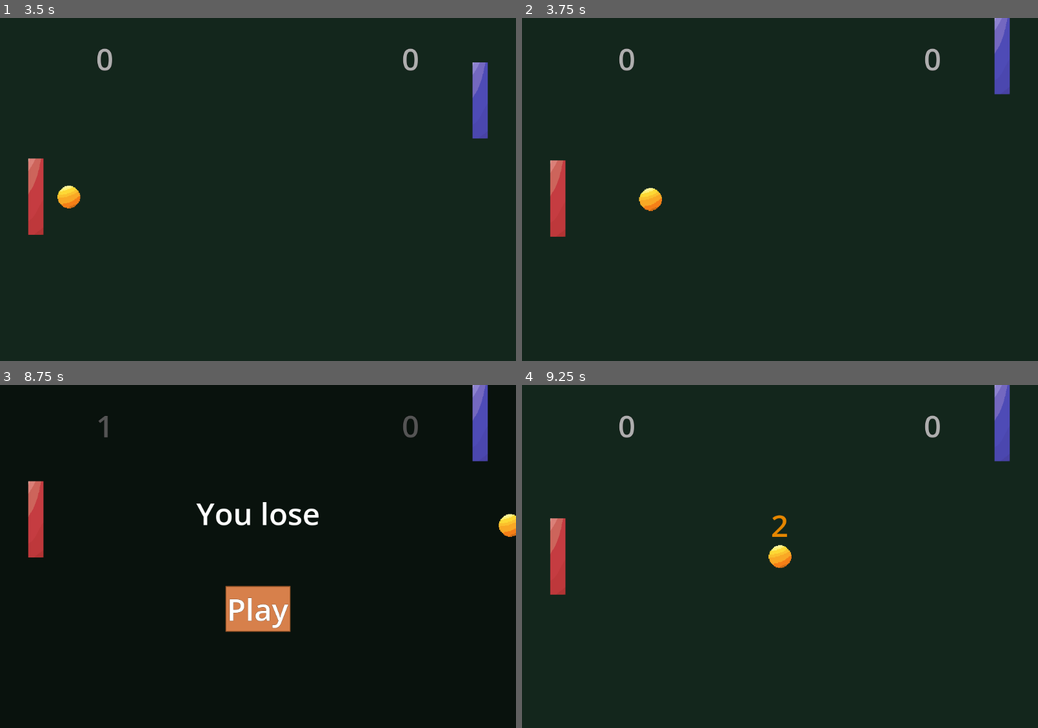
Above: before the commit, frames 1-4 (two rows, left to right).
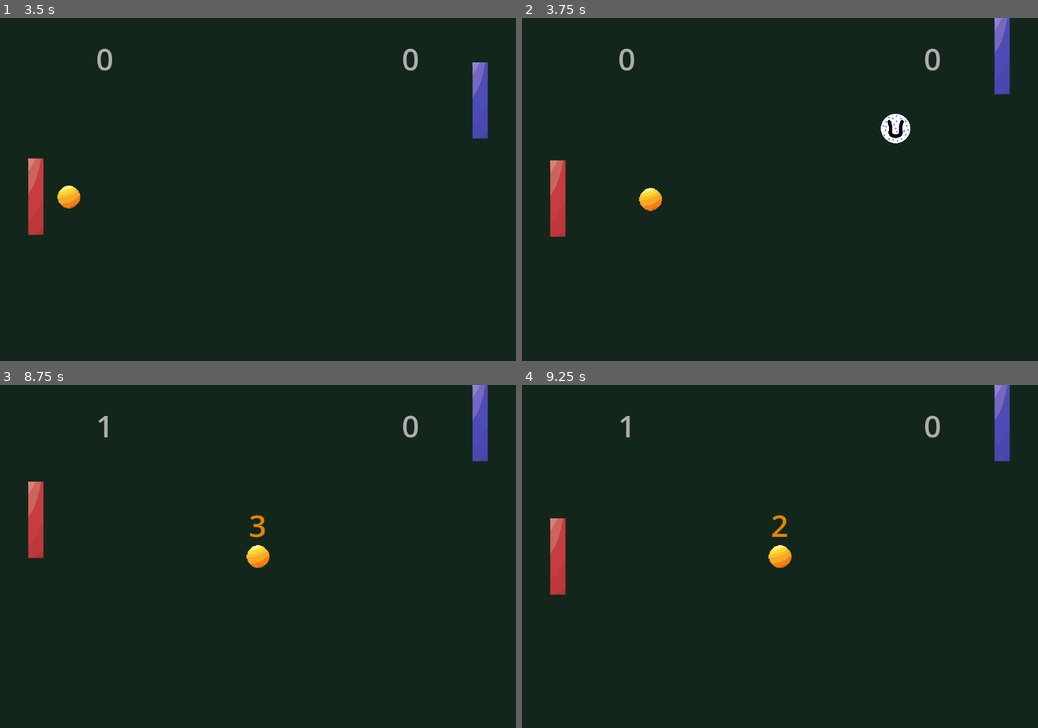
Above: after the commit, the same moments.

Repository: treegem/SweetPong
Game: Godot game, scene res://main.tscn
Two runs of this game, one before a commit and one after it. Both use one fixed random seed, a clock stepped at 60 frames per second and the inputs below.
Inputs (mouse positions are in pixels of both pictures, inside the frame that each line leads up to):
- Up to frame 1 (3.5 s): click "Play" at 0.5 s; tap Enter (ui_accept) at 1.25, 1.52, 2.27 s; hold Up (ui_up) 1.28-2.03 s; hold Down (ui_down) 2.03-2.78 s; hold Up (ui_up) from 2.78 s (still down)
- Up to frame 2 (3.75 s): keep holding Up (ui_up)
- Up to frame 3 (8.75 s): tap Enter (ui_accept) at 3.77, 4.52, 5.27, 6.77, 7.52, 8.27 s; release Up (ui_up) at 4.28 s; hold Down (ui_down) 4.28-6.53 s; hold Up (ui_up) from 6.53 s (still down)
- Up to frame 4 (9.25 s): release Up (ui_up) at 8.75 s; click (780, 607) at 8.75 s, where only the run before the commit has a clickable "Play"

Frame 1 is identical in both runs. In frame 2, 0.4% of the frame differs, in the area x 69-76%, y 27-37%; in frame 3, 3.0%, in the area x 5-100%, y 8-73%; in frame 4, 0.1%.

Commit message:
wip
added resettable group, cleanups, fix get_hit of enemy paddle,

Diff:
--- a/ball.tscn
+++ b/ball.tscn
@@ -6,7 +6,7 @@
 [sub_resource type="CircleShape2D" id="CircleShape2D_oml8f"]
 radius = 16.0
 
-[node name="Ball" type="CharacterBody2D"]
+[node name="Ball" type="CharacterBody2D" groups=["resettable"]]
 script = ExtResource("1_pusmk")
 
 [node name="Sprite2D" type="Sprite2D" parent="."]
--- a/main.tscn
+++ b/main.tscn
@@ -12,7 +12,7 @@
 [node name="Main" type="Node"]
 script = ExtResource("1_f34xu")
 
-[node name="UpgradeService" parent="." instance=ExtResource("2_5hysq")]
+[node name="UpgradeService" parent="." groups=["resettable"] instance=ExtResource("2_5hysq")]
 upgrade_position_x_min = 92
 upgrade_position_x_max = 988
 upgrade_position_y_min = 1
@@ -28,18 +28,18 @@
 position = Vector2(540, 360)
 scale = Vector2(1.5, 1.5)
 
-[node name="PlayerPaddle" parent="." instance=ExtResource("2_4ndp0")]
+[node name="PlayerPaddle" parent="." groups=["resettable"] instance=ExtResource("2_4ndp0")]
 position = Vector2(1005, 360)
 
 [node name="EnemyPaddle" parent="." instance=ExtResource("8_2u437")]
 position = Vector2(75, 360)
 
-[connection signal="slow_bullet_created" from="UpgradeService" to="." method="_on_child_created"]
 [connection signal="enemy_scored" from="World" to="." method="_on_enemy_scored"]
 [connection signal="player_scored" from="World" to="." method="_on_player_scored"]
 [connection signal="countdown_timer_timeout" from="UI" to="Ball" method="_on_coutndown_timer_timeout"]
 [connection signal="new_game_started" from="UI" to="." method="start_new_game"]
 [connection signal="hit_enemy" from="Ball" to="SoundService" method="play_enemy_sound"]
 [connection signal="hit_player" from="Ball" to="SoundService" method="play_player_sound"]
-[connection signal="upgrade_triggered" from="PlayerPaddle" to="UpgradeService" method="_on_player_paddle_upgrade_triggered"]
+[connection signal="slow_bullet_created" from="PlayerPaddle" to="." method="_on_visible_child_created"]
+[connection signal="upgrade_collected" from="PlayerPaddle" to="UpgradeService" method="reset_timer"]
 [connection signal="upgrade_collected" from="EnemyPaddle" to="UpgradeService" method="reset_timer"]
--- a/scripts/enemy_paddle.gd
+++ b/scripts/enemy_paddle.gd
@@ -7,6 +7,7 @@
 var target: Node2D
 const MAX_SPEED_MODIFIER: float = 2
 var speed_modifier: float = MAX_SPEED_MODIFIER
+var speed_modifier_tween: Tween
 
 
 func receive_upgrade():
@@ -22,6 +23,8 @@
 
 
 func get_hit(bullet: Node):
-	var tween = get_tree().create_tween()
+	if speed_modifier_tween != null:
+		speed_modifier_tween.kill()
+	speed_modifier_tween = get_tree().create_tween()
 	speed_modifier = MAX_SPEED_MODIFIER / 20
-	tween.tween_property(self, "speed_modifier", MAX_SPEED_MODIFIER, 4).set_trans(Tween.TRANS_EXPO)
+	speed_modifier_tween.tween_property(self, "speed_modifier", MAX_SPEED_MODIFIER, 4).set_trans(Tween.TRANS_EXPO)
--- a/scripts/main.gd
+++ b/scripts/main.gd
@@ -1,6 +1,6 @@
 extends Node
 
-const MAX_SCORE = 1
+const MAX_SCORE = 2
 
 var playerScore = 0
 var enemyScore = 0
@@ -39,30 +39,41 @@
 
 
 func proceed_after_goal():
+	if playerScore < MAX_SCORE and enemyScore < MAX_SCORE:
+		start_new_round()
+	else:
+		end_game()
+
+
+
+func end_game():
+	reset_children()
 	if playerScore == MAX_SCORE:
 		ui.show_player_won()
 		soundService.play_win_sound()
 	elif enemyScore == MAX_SCORE:
 		ui.show_player_lost()
 		soundService.play_lose_sound()
-	else:
-		start_new_round()
 
 
-func reset_scores():
+func clear_score():
 	playerScore = 0
 	enemyScore = 0
 
 
 func start_new_game():
-	playerPaddle.remove_upgrade()
-	upgradeService.remove_all_upgrades()
-	reset_scores()
+	clear_score()
 	start_new_round()
 
 
 func start_new_round():
-	upgradeService.reset_timer()
-	ball.reset()
-	playerPaddle.remove_upgrade()
+	reset_children()
 	ui.count_down()
+
+
+func reset_children():
+	get_tree().call_group("resettable", "reset")
+
+
+func _on_visible_child_created(node: Node):
+	add_child(node)
--- a/scripts/player_paddle.gd
+++ b/scripts/player_paddle.gd
@@ -2,12 +2,16 @@
 
 class_name PlayerPaddle
 
-signal upgrade_triggered(paddle)
+var slowBulletScene: PackedScene = preload("res://slow_bullet.tscn")
 
-var upgraded: bool = false
-var glowEnergy: int = 0
+signal upgrade_collected
+signal slow_bullet_created(slowBullet: SlowBullet)
+
 var light: PointLight2D
 var slowBulletTimer: Timer
+
+const LIGHT_ENERGY_MINIMUM: int = 0
+const SLOW_BULLET_TIMER_WAIT_START: int = 5
 
 
 func _ready():
@@ -16,26 +20,27 @@
 
 
 func receive_upgrade():
-	if upgraded == false:
-		upgraded = true
+	emit_signal("upgrade_collected")
+	if slowBulletTimer.is_stopped():
 		create_slow_bullet()
 		slowBulletTimer.start()
 	else:
 		slowBulletTimer.wait_time /= 2
 	increase_glow()
-	emit_signal("upgrade_triggered", self)
 
 
-func remove_upgrade():
-	upgraded = false
+func reset():
+	reset_glow()
+	slowBulletTimer.stop()
+	slowBulletTimer.wait_time = SLOW_BULLET_TIMER_WAIT_START
 
 
 func increase_glow():
-	light.energy = clampi(light.energy + 2, 0, 10)
+	light.energy = clampi(light.energy + 2, LIGHT_ENERGY_MINIMUM, 10)
 
 
 func reset_glow():
-	light.energy = 0
+	light.energy = LIGHT_ENERGY_MINIMUM
 
 
 func width():
@@ -56,4 +61,6 @@
 
 
 func create_slow_bullet():
-	print("create slow bullet")
+	var slowBullet = slowBulletScene.instantiate()
+	slowBullet.position = position + Vector2(-width() / 2,0)
+	emit_signal("slow_bullet_created", slowBullet)
--- a/scripts/slow_bullet.gd
+++ b/scripts/slow_bullet.gd
@@ -5,6 +5,8 @@
 var ACCELERATION = 100
 var SPEED = 300
 
+
+# todo: queue_free when leaving visible area
 
 func _physics_process(delta):
 	SPEED += delta * ACCELERATION
--- a/scripts/upgrade.gd
+++ b/scripts/upgrade.gd
@@ -2,7 +2,7 @@
 
 class_name Upgrade
 
-signal was_collected()
+signal was_collected
 
 
 func _on_body_entered(body):
--- a/scripts/upgrade_service.gd
+++ b/scripts/upgrade_service.gd
@@ -8,8 +8,8 @@
 @export var upgrade_position_y_max: int
 @export var upgrade_radius = 32
 
-var slowBulletScene: PackedScene = preload("res://slow_bullet.tscn")
-var upgrade: PackedScene = preload("res://upgrade.tscn")
+
+var upgradeScene: PackedScene = preload("res://upgrade.tscn")
 
 var upgradeTimer: Timer
 
@@ -18,24 +18,21 @@
 	upgradeTimer = $UpgradeTimer
 
 
-func _on_player_paddle_upgrade_triggered(paddle: Paddle):
-	print("upgrade service noticed that player trigger upgrade")
-	var slowBullet = slowBulletScene.instantiate()
-	slowBullet.position = paddle.position + Vector2(-paddle.width() / 2,0)
-	add_visible_child(slowBullet)
-	reset_timer()
+func reset():
+	_reset_timer()
+	_remove_all_upgrades()
 
 
-func reset_timer():
+func _reset_timer():
 	upgradeTimer.wait_time = randf_range(2.0, 5.0)
 	upgradeTimer.start()
 
 
 func create_upgrade():
-	var newUpgrade: Upgrade = upgrade.instantiate()
+	var newUpgrade: Upgrade = upgradeScene.instantiate()
 	newUpgrade.position.x = randi_range(upgrade_position_x_min + upgrade_radius, upgrade_position_x_max - upgrade_radius)
-	var max_y: int = get_viewport().get_visible_rect().size.y
 	newUpgrade.position.y = randi_range(upgrade_position_y_min + upgrade_radius, upgrade_position_y_max - upgrade_radius)
+	newUpgrade.was_collected.connect(_reset_timer)
 	add_visible_child(newUpgrade)
 
 
@@ -44,7 +41,7 @@
 	add_child(node)
 
 
-func remove_all_upgrades():
+func _remove_all_upgrades():
 	for child in get_children():
 		if child is Upgrade:
 			remove_child(child)
